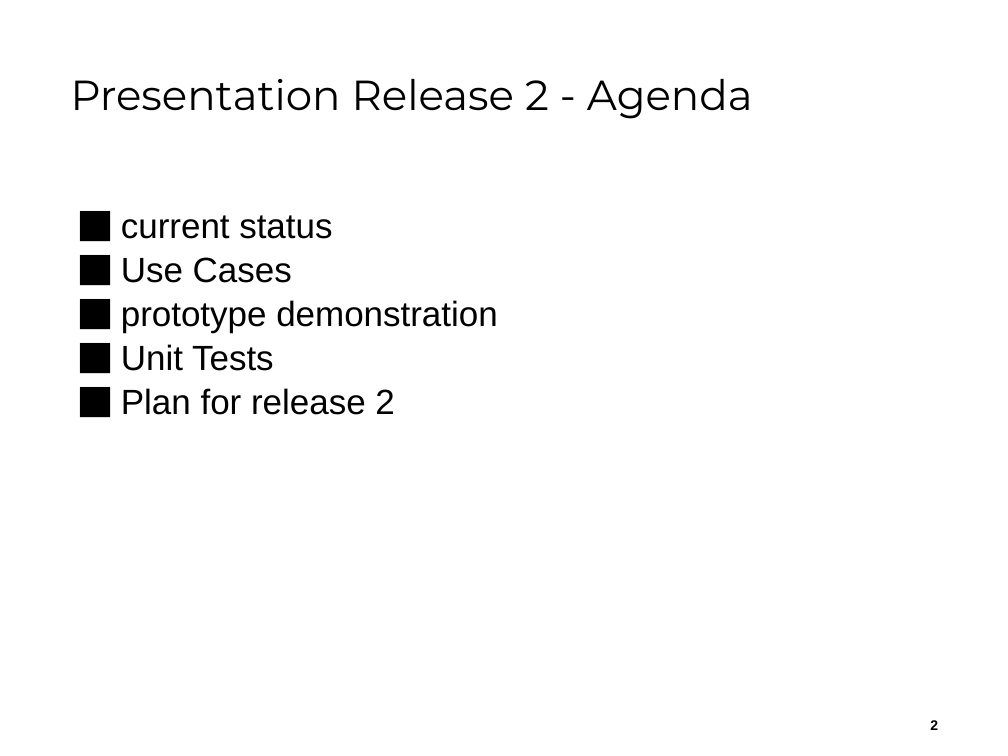
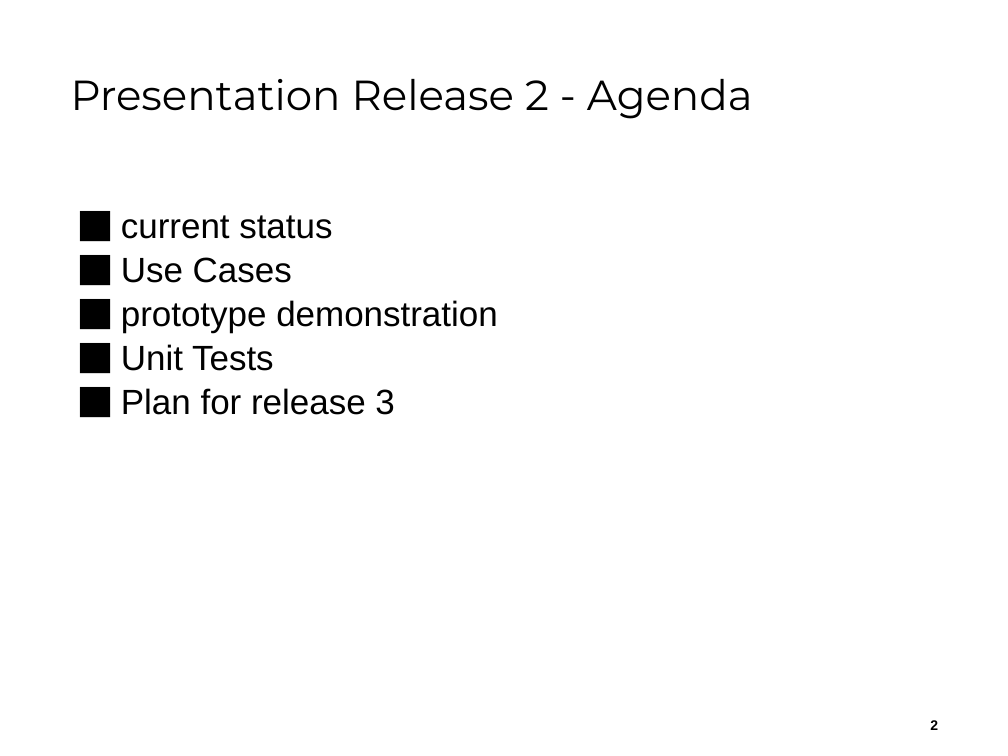
Before and after one commit to kevschuetz/exemplar-mgmt-system-swing, a slide deck: slide 2 of Documents/Release 2/ReleasePräsentation2__Team04.pptx. Drawn at 1008x756 pixels with LibreOffice and Linux fonts; fonts in the diff are those of the drawing; background and template pictures are left out. Boxes give left, top, right and bottom in pixels: in the first picture for what was removed or moved away, otherwise in the second. Text is boxed around its words. In the diff, an @@ line names an element or a change of style, - is before the commit and + after.

```diff
--- a/Documents/Release 2/ReleasePräsentation2__Team04.pptx
+++ b/Documents/Release 2/ReleasePräsentation2__Team04.pptx
@@ text at <box>121,388,394,415</box>: text changed @@
-⬛ Plan for release 2
+⬛ Plan for release 3
```
